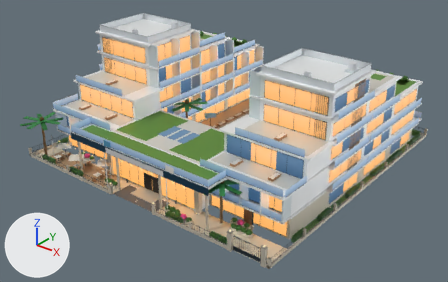
An edit to the glTF model docs/kits/almadies-district/glb/hotel-resort.glb, drawn before and after from the same camera.
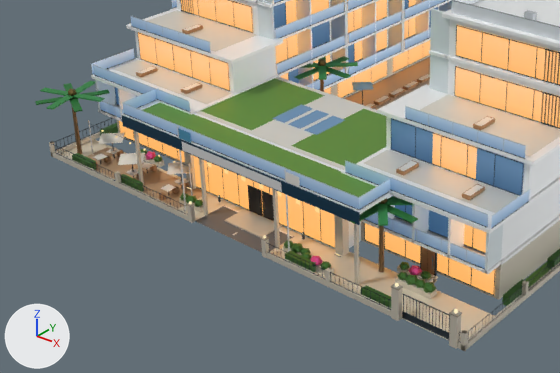
There are two pictures of each version: one whole from a 50 mm lens placed at (55.4, -72.0, 45.0), pointed at (0.8, -3.6, 2.6), one close up on the part from 0% to 72% of the width and 23% to 100% of the height. The axes (+X, +Y, +Z) are drawn at lower left. The lights are the same throughout. The last two pictures show the newer version. Where no turn or scale is listed for an object, it has been applied to the vertices. Vertices at exactly the same position are counted once.
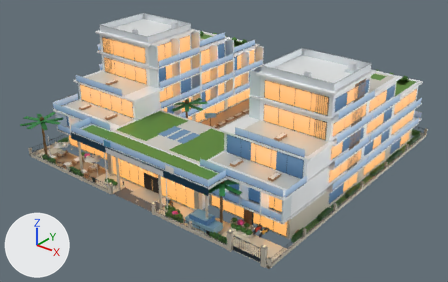
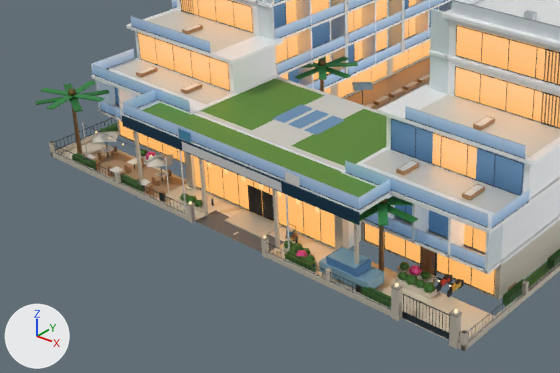
Diff of the bpy script that builds the scene:
```diff
--- a/docs/kits/almadies-district/glb/hotel-resort.glb.py
+++ b/docs/kits/almadies-district/glb/hotel-resort.glb.py
@@ me_mesh_1 @@
 # used by ob_mesh_1; location = (0.0, 0.0, 0.0)
-me_mesh_1.from_pydata(...)  # 7106 vertices, 5916 faces; spans x -23.0..23.0, y -23.2..23.0, z 0.1..18.5
+me_mesh_1.from_pydata(...)  # 7464 vertices, 6390 faces; spans x -23.0..23.0, y -23.2..23.0, z 0.1..18.5
+# me_mesh_1 part 1: the loose piece of 8 vertices spanning x 4.7..4.9, y -19.3..-19.1, z 0.1..0.7 is scaled about its middle by (6.92, 6.92, 0.0806), then moved by (-16.1, -2.7, 0.5)
+# me_mesh_1 part 2: the loose piece of 8 vertices spanning x 6.9..9.9, y -22.0..-21.4, z 0.1..0.6 is scaled about its middle by (3.73, 0.0357, 0.05), then moved by (-23.2, 0.8, 3.0)
+# me_mesh_1 part 3: the loose piece of 8 vertices spanning x 14.2..16.6, y -17.9..-17.4, z 0.1..0.2 is copied, and the copy is scaled about its middle by (0.142, 2, 3.78), then moved by (2.0, 0.0, 0.4); it spans x 17.2..17.6, y -18.1..-17.1, z 0.4..0.7
+# me_mesh_1 part 4: the loose piece of 8 vertices spanning x 14.2..16.6, y -17.9..-17.4, z 0.1..0.2 is copied, and the copy is scaled about its middle by (0.142, 2, 3.78), then moved by (3.0, 0.0, 0.4); it spans x 18.2..18.6, y -18.1..-17.1, z 0.4..0.7
+# me_mesh_1 part 5: 151 vertices moved from x -20.4..-4.7, y -22.2..-18.2, z 0.1..3.3 to x -20.6..-9.4, y -22.4..-18.7, z 0.1..2.6; 114 vertices removed from x -20.2..-4.7, y -22.7..-18.8, z 0.1..3.3; 168 vertices added at x -22.3..-10.3, y -22.4..-14.9, z 0.1..2.6
+# me_mesh_1 part 6: 48 vertices added at x 9.1..13.9, y -22.2..-20.2, z 0.1..2.0
+# me_mesh_1 part 7: 38 kept faces spanning x -18.9..-9.8, y -21.9..-19.0, z 0.1..2.6 get new vertex colours
+# other edits to the shape of me_mesh_1 do not show in these pictures
 me_mesh_1.materials.append(mat_material_1)
@@ me_mesh_2 @@
 # used by ob_mesh_2; location = (0.0, 0.0, 0.0)
-me_mesh_2.from_pydata(...)  # 48 vertices, 24 faces; spans x -23.0..23.0, y -22.7..-1.1, z 0.1
+me_mesh_2.from_pydata(...)  # 44 vertices, 22 faces; spans x -23.0..23.0, y -22.7..-1.1, z 0.1
+# me_mesh_2 part 8: 16 vertices moved from x -4.0..4.0, y -22.3..-19.4, z 0.1 to x -4.0..4.0, y -22.2..-20.3, z 0.1
+# other edits to the shape of me_mesh_2 do not show in these pictures
 me_mesh_2.materials.append(mat_material_2)
@@ me_mesh_3 @@
 me_mesh_3.from_pydata(...)  # 1224 vertices, 1830 faces; spans x -24.4..22.6, y -24.3..22.6, z 0.1..14.6
 # used by ob_mesh_3; location = (0.0, 0.0, 0.0)
+# me_mesh_3 part 9: the loose piece of 12 vertices spanning x 7.0..7.8, y -22.1..-21.3, z 0.5..1.0 is moved by (-1.3, -0.1, 0.0)
+# me_mesh_3 part 10: the loose piece of 12 vertices spanning x 8.0..8.8, y -22.1..-21.3, z 0.4..1.1 is moved by (-1.4, -0.1, 0.0)
+# me_mesh_3 part 11: the loose piece of 12 vertices spanning x 9.0..9.8, y -22.1..-21.3, z 0.5..1.0 is moved by (-1.5, -0.1, 0.0)
 me_mesh_3.materials.append(mat_material_3)
@@ me_mesh_8 @@
 # used by ob_mesh_8; location = (0.0, 0.0, 0.0)
-me_mesh_8.from_pydata(...)  # 380 vertices, 196 faces; spans x -22.4..22.4, y -21.9..22.0, z 0.6..16.4
+me_mesh_8.from_pydata(...)  # 388 vertices, 206 faces; spans x -22.4..22.4, y -22.1..22.0, z 0.6..16.4
+# me_mesh_8 part 12
+# 8 vertices are added at x 9.8..12.7, y -22.1..-20.3, z 1.3..1.9
+# 10 new faces join them
 me_mesh_8.materials.append(mat_material_8)
```

Boxes [x1, y1, x2, y2] around the edits, measured in the close-ups (560 x 373 px; the box of a moved part takes in the faces that stretch with it):
part 1 of me_mesh_1, moved or reshaped
    before: [302, 232, 305, 240]
    after: [137, 179, 151, 186]
part 2 of me_mesh_1, moved or reshaped
    before: [310, 257, 334, 276]
    after: [85, 125, 164, 160]
part 3 of me_mesh_1, added
    after: [438, 277, 450, 287]
part 4 of me_mesh_1, added
    after: [452, 282, 461, 292]
part 5 of me_mesh_1, moved or reshaped
    before: [86, 123, 221, 208]
    after: [83, 131, 187, 198]
part 6 of me_mesh_1, added (cyan)
    after: [319, 247, 384, 293]
part 7 of me_mesh_1, recoloured
    before: [93, 132, 185, 193]
    after: [92, 133, 172, 190]
part 8 of me_mesh_2, moved or reshaped
    before: [196, 205, 294, 252]
    after: [196, 210, 286, 252]
part 9 of me_mesh_3, moved or reshaped
    before: [301, 252, 311, 259]
    after: [288, 247, 298, 253]
part 10 of me_mesh_3, moved or reshaped
    before: [310, 256, 323, 265]
    after: [296, 250, 307, 257]
part 11 of me_mesh_3, moved or reshaped
    before: [320, 261, 331, 269]
    after: [306, 255, 315, 261]
part 12 of me_mesh_8, added
    after: [326, 247, 371, 277]
